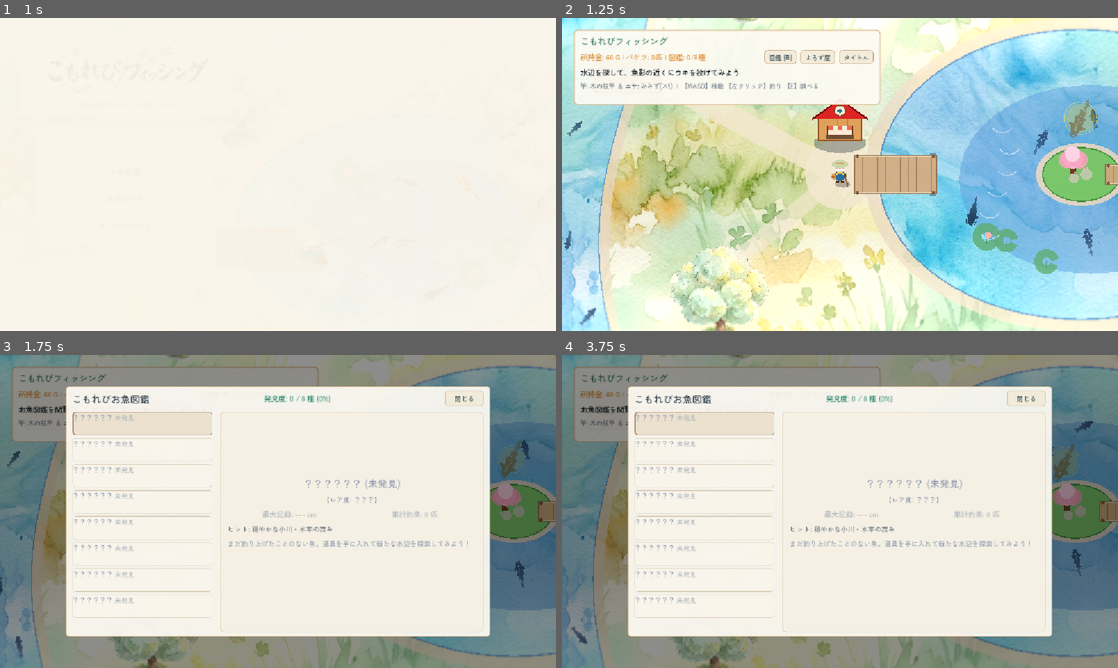
Above: before the commit, frames 1-4 (two rows, left to right).
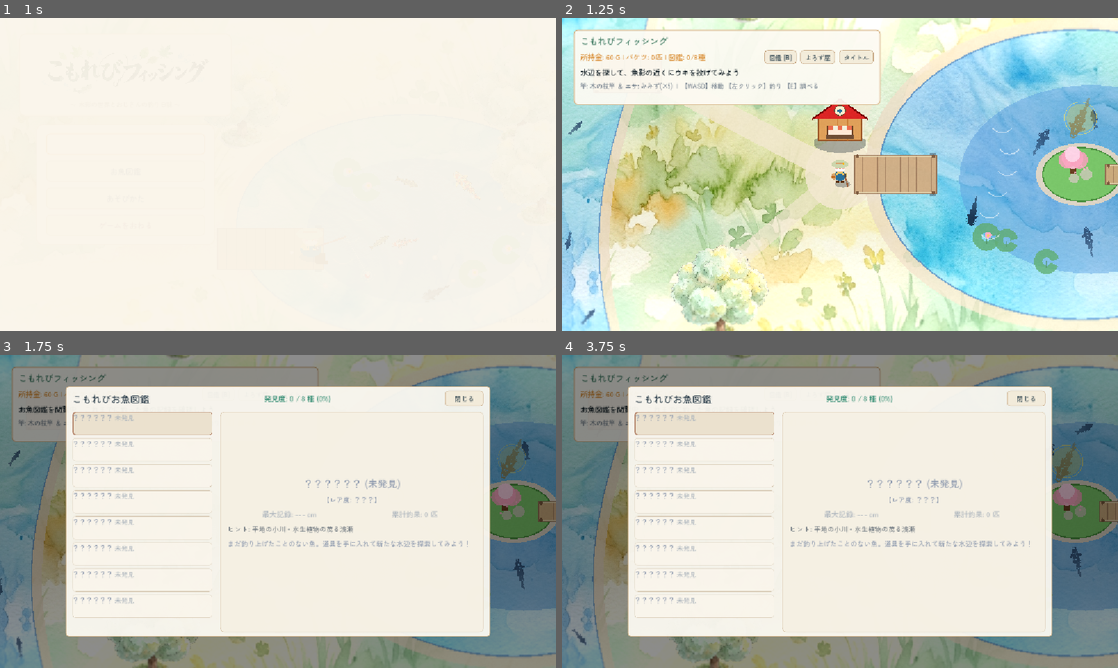
Above: after the commit, the same moments.

Repository: nory74-ui/cozy-fishing-game
Game: Godot game, scene res://scenes/title.tscn
Same seed, same stepped clock (60 frames per second), same inputs: the game is played once before the commit and once after it.
Inputs (mouse positions are in pixels of both pictures, inside the frame that each line leads up to):
- Up to frame 1 (1 s): click "釣りをはじめる" at 0.5 s
- Up to frame 2 (1.25 s): no input
- Up to frame 3 (1.75 s): tap Enter (ui_accept) at 1.25, 1.52 s; move the mouse to (400, 495) at 1.27 s; hold Right (ui_right) from 1.28 s (still down); tap B at 1.35 s; click (400, 495) at 1.42 s
- Up to frame 4 (3.75 s): release Right (ui_right) at 2 s; click "図鑑 [B]" at 2 s; click "よろず屋" at 2.75 s; click "タイトル" at 3.5 s

Frame 1 is identical in both runs. In frame 2, 0.2% of the frame differs, in the area x 0-97%, y 25-99%; in frame 3, 0.3%; in frame 4, 0.5%, in the area x 1-96%, y 21-93%.

Commit message:
feat: 歩行音の音量低減・ソフト化および実在魚8種の生態・サイズ・専用グラフィックのリアリティ向上

Diff:
--- a/scripts/autoload/GameData.gd
+++ b/scripts/autoload/GameData.gd
@@ -125,17 +125,17 @@
 	}
 }
 
-# 魚データベース
+# 魚データベース（実在の魚類学的サイズ・生態・生息環境に基づく設定）
 const FISH_DATABASE: Dictionary = {
 	"medaka": {
 		"id": "medaka",
 		"name": "メダカ",
 		"rarity": "Common",
 		"base_price": 10,
-		"min_size": 2.5,
+		"min_size": 2.8,
 		"max_size": 4.5,
-		"habitat": "穏やかな小川・水草の茂み",
-		"desc": "小さくてすばしっこい小川のアイドル。群れで泳ぐ姿が可愛い。"
+		"habitat": "平地の小川・水生植物の茂る浅瀬",
+		"desc": "水面近くを群れで泳ぐ日本固有の小魚。上向きの小さな口で水面のプランクトンを捕食する。成魚でも4cm前後の愛らしい姿。"
 	},
 	"yamame": {
 		"id": "yamame",
@@ -143,39 +143,39 @@
 		"rarity": "Rare",
 		"base_price": 55,
 		"min_size": 18.0,
-		"max_size": 28.0,
-		"habitat": "川の中流・桟橋付近の早瀬",
-		"desc": "「渓流の女王」と呼ばれる美しい斑紋の川魚。警戒心が強い。"
+		"max_size": 34.0,
+		"habitat": "清流の中・上流域、早瀬や落ち込み",
+		"desc": "「渓流の女王」と称されるサケ科の美魚。体側に並ぶ小判型のパーマークが特徴。警戒心が極めて強く、30cm（尺）超えは釣り人の憧れ。"
 	},
 	"funa": {
 		"id": "funa",
 		"name": "ギンブナ",
 		"rarity": "Common",
 		"base_price": 25,
-		"min_size": 15.0,
-		"max_size": 26.0,
-		"habitat": "中央広場の池・のんびりした岸辺",
-		"desc": "のんびり池底の藻を食べる丸っこい魚。日本の釣りの原点。"
+		"min_size": 16.0,
+		"max_size": 35.0,
+		"habitat": "中央広場の池・水草の生える緩やかな岸辺",
+		"desc": "体高が高く銀色に輝く日本の代表的な淡水魚。池底の泥をついばみ藻類やミミズを食べる。「釣りはフナに始まりフナに終わる」の言葉で有名。"
 	},
 	"koi": {
 		"id": "koi",
 		"name": "ニシキゴイ",
 		"rarity": "Epic",
 		"base_price": 120,
-		"min_size": 38.0,
-		"max_size": 60.0,
-		"habitat": "中央広場の池・池の深み",
-		"desc": "白地に鮮やかな朱赤と墨が映える池の貴族。優雅に泳ぐ。"
+		"min_size": 45.0,
+		"max_size": 82.0,
+		"habitat": "中央広場の池・水深のある静かな深み",
+		"desc": "「泳ぐ宝石」と称えられる観賞鯉。口元に2対のヒゲを持ち、白地に鮮やかな朱赤と墨の斑紋が優雅。肉厚で力強い引きを見せる。"
 	},
 	"catfish": {
 		"id": "catfish",
 		"name": "ナマズ",
 		"rarity": "Epic",
 		"base_price": 140,
-		"min_size": 45.0,
-		"max_size": 68.0,
-		"habitat": "中央広場の池・水底の暗がり",
-		"desc": "長いヒゲとつぶらな瞳がチャーミング。池底に潜む大物。"
+		"min_size": 42.0,
+		"max_size": 75.0,
+		"habitat": "中央広場の池・水底の暗がりや泥底",
+		"desc": "上下に平たい大きな頭と4本のヒゲを持つ夜行性の捕食者。ウロコがなく滑らかな体で、水底の暗がりに潜み獲物を一気に吸い込む。"
 	},
 	"iwana": {
 		"id": "iwana",
@@ -183,29 +183,29 @@
 		"rarity": "Rare",
 		"base_price": 85,
 		"min_size": 20.0,
-		"max_size": 32.0,
-		"habitat": "西の原生林（長靴で渡った先）",
-		"desc": "原生林の源流に棲む「幻の深山魚」。白い斑点と力強い引きが魅力。"
+		"max_size": 42.0,
+		"habitat": "西の原生林（長靴で渡った最源流部）",
+		"desc": "原生林の冷たい岩陰に潜む「渓流の王者」。背中の白斑とヒレの前縁を走る純白のラインが特徴。昆虫から小魚まで貪欲に丸呑みする。"
 	},
 	"rainbow_trout": {
 		"id": "rainbow_trout",
 		"name": "ニジマス",
 		"rarity": "Epic",
 		"base_price": 175,
-		"min_size": 30.0,
-		"max_size": 52.0,
-		"habitat": "秘密の滝壺（オノで開通した先）",
-		"desc": "秘密の滝壺に輝く美しい魚。体側の虹色の帯が鮮やかにきらめく。"
+		"min_size": 28.0,
+		"max_size": 62.0,
+		"habitat": "秘密の滝壺（オノで開通した深淵）",
+		"desc": "冷たく深い滝壺に生息する大型トラウト。体側に輝く鮮烈な紅紫色の帯と全身の黒点が特徴。掛かると水面を割って豪快に跳ねる。"
 	},
 	"golden_koi": {
 		"id": "golden_koi",
 		"name": "黄金の主",
 		"rarity": "Legendary",
 		"base_price": 600,
-		"min_size": 75.0,
-		"max_size": 110.0,
-		"habitat": "神秘の孤島沖（ボートで渡った先）",
-		"desc": "湖の中央の孤島に眠る伝説の主。全身が神々しい黄金の光を放つ。"
+		"min_size": 85.0,
+		"max_size": 118.0,
+		"habitat": "神秘の孤島沖（ボートで渡った深淵）",
+		"desc": "神秘の孤島の深みに何十年も生き続ける伝説の巨鯉。全身の鱗が純金のように神々しく輝き、メーターを超える圧倒的な巨躯を誇る。"
 	}
 }
 
--- a/scripts/entities/FishShadow.gd
+++ b/scripts/entities/FishShadow.gd
@@ -52,81 +52,79 @@
 
 func _init_species_profile() -> void:
 	match fish_species:
+		"medaka":
+			fish_name = "メダカ"
+			swim_speed = 36.0 # 小刻みにすばしっこく泳ぐ
 		"yamame":
 			fish_name = "ヤマメ"
-			swim_speed = 36.0
+			swim_speed = 40.0 # 清流を鋭く俊敏に泳ぐ
+		"iwana":
+			fish_name = "イワナ"
+			swim_speed = 32.0 # 岩陰に潜みながら警戒して泳ぐ
 		"funa":
 			fish_name = "ギンブナ"
-			swim_speed = 26.0
+			swim_speed = 24.0 # のんびり池底を巡回
+		"rainbow_trout":
+			fish_name = "ニジマス"
+			swim_speed = 42.0 # 滝壺を力強く活発に回遊
 		"koi":
 			fish_name = "ニシキゴイ"
-			swim_speed = 20.0
+			swim_speed = 20.0 # 悠然と優雅に泳ぐ
 		"catfish":
 			fish_name = "ナマズ"
-			swim_speed = 22.0
-		"medaka":
-			fish_name = "メダカ"
-			swim_speed = 42.0
-		"iwana":
-			fish_name = "イワナ"
-			swim_speed = 34.0
-		"rainbow_trout":
-			fish_name = "ニジマス"
-			swim_speed = 38.0
+			swim_speed = 18.0 # 水底を重々しく這うように泳ぐ
 		"golden_koi":
 			fish_name = "黄金の主"
-			swim_speed = 18.0
+			swim_speed = 16.0 # 威風堂々たる威厳ある泳ぎ
+		_:
+			fish_name = "魚"
+			swim_speed = 28.0
 
 func get_shadow_size_desc() -> String:
 	match fish_species:
 		"medaka":
 			return "ちいさな魚影"
 		"funa":
-			return "中くらいの魚影"
+			return "丸っこい魚影"
 		"yamame":
-			return "素早い魚影"
+			return "すばやい魚影"
 		"iwana":
 			return "渓流の魚影"
 		"rainbow_trout":
-			return "大きな素早い魚影"
+			return "大きな力強い魚影"
 		"koi":
-			return "大きな魚影"
+			return "優雅な大きな魚影"
 		"catfish":
 			return "底に潜む大きな魚影"
 		"golden_koi":
-			return "金色にきらめく巨大な魚影"
+			return "金色にきらめく巨大な主の魚影"
 		_:
 			return "水中の魚影"
 
 func _setup_sprite() -> void:
-	var tex_name = fish_species
-	if tex_name == "medaka" or tex_name == "iwana" or tex_name == "rainbow_trout":
-		tex_name = "yamame"
-	elif tex_name == "golden_koi":
-		tex_name = "koi"
-
-	var tex = GameData.load_texture("res://assets/hd2d_fish_" + tex_name + ".png")
+	# 全8魚種すべて専用の実在スプライトテクスチャを読み込み
+	var tex = GameData.load_texture("res://assets/hd2d_fish_" + fish_species + ".png")
 	if not tex:
-		tex = GameData.load_texture("res://assets/fish_" + tex_name + ".png")
+		tex = GameData.load_texture("res://assets/fish_" + fish_species + ".png")
 
 	if tex:
-		# 自然で適切な魚影サイズにスケーリング
+		# 実在のサイズ比率（メダカ3cm 〜 黄金の主100cm）を精密に反映したスケーリング
 		var scale_val = Vector2(0.07, 0.07)
 		match fish_species:
-			"medaka":        scale_val = Vector2(0.038, 0.038)
-			"yamame":        scale_val = Vector2(0.065, 0.065)
-			"funa":          scale_val = Vector2(0.070, 0.070)
-			"koi":           scale_val = Vector2(0.092, 0.092)
-			"catfish":       scale_val = Vector2(0.096, 0.096)
-			"iwana":         scale_val = Vector2(0.075, 0.075)
-			"rainbow_trout": scale_val = Vector2(0.082, 0.082)
-			"golden_koi":    scale_val = Vector2(0.138, 0.138) # 圧倒的巨大魚影！
+			"medaka":        scale_val = Vector2(0.032, 0.030) # 極小・スリム
+			"yamame":        scale_val = Vector2(0.062, 0.058) # 流線型スリム
+			"iwana":         scale_val = Vector2(0.068, 0.056) # 円筒形・岩陰魚影
+			"funa":          scale_val = Vector2(0.066, 0.066) # 体高のある丸型
+			"rainbow_trout": scale_val = Vector2(0.084, 0.076) # 太くがっしりしたトラウト
+			"catfish":       scale_val = Vector2(0.098, 0.090) # 頭部が平たく大きい底生魚
+			"koi":           scale_val = Vector2(0.105, 0.095) # 肉厚で大柄な錦鯉
+			"golden_koi":    scale_val = Vector2(0.145, 0.135) # 画面を圧倒する巨大な主！
 
 		sprite = Sprite2D.new()
 		sprite.texture = tex
 		sprite.scale = scale_val
 
-		# ★水中の魚影（シルエット）シェーダーを適用
+		# 水中の魚影（シルエット）シェーダーを適用
 		var shadow_shader = load("res://assets/shaders/fish_shadow.gdshader")
 		if shadow_shader:
 			var mat = ShaderMaterial.new()
@@ -137,12 +135,12 @@
 
 			match fish_species:
 				"medaka":
-					shadow_col = Color(0.18, 0.28, 0.40, 0.60) # 浅瀬の小さな淡い影
+					shadow_col = Color(0.20, 0.30, 0.42, 0.55) # 浅瀬の小さな淡い半透明の影
 				"catfish":
-					shadow_col = Color(0.08, 0.15, 0.25, 0.80) # 底に潜む濃い影
+					shadow_col = Color(0.06, 0.12, 0.22, 0.85) # 底に潜む濃く重い影
 				"golden_koi":
-					shadow_col = Color(0.16, 0.22, 0.28, 0.82)
-					glow_col = Color(1.15, 0.95, 0.45, 0.35)   # 神秘的な淡い金色の微光
+					shadow_col = Color(0.18, 0.24, 0.30, 0.82)
+					glow_col = Color(1.20, 1.00, 0.45, 0.38)   # 神秘的な黄金のオーラ微光
 				_:
 					shadow_col = Color(0.12, 0.22, 0.36, 0.72)
 
@@ -151,7 +149,6 @@
 			mat.set_shader_parameter("depth_fade", 0.30)
 			sprite.material = mat
 		else:
-			# フォールバック
 			sprite.modulate = Color(0.12, 0.22, 0.35, 0.70)
 
 		add_child(sprite)
--- a/scripts/entities/Player.gd
+++ b/scripts/entities/Player.gd
@@ -51,8 +51,8 @@
 
 		step_sfx_timer -= delta
 		if step_sfx_timer <= 0.0:
-			step_sfx_timer = 0.38
-			SoundManager.play_sfx("step", 0.12, -9.0)
+			step_sfx_timer = 0.40 # ぽてぽて歩行に合わせた心地よい間隔
+			SoundManager.play_sfx("step", 0.08, -14.0) # 耳に優しい控えめな足音
 
 		# ドラクエ風4方向判定
 		if abs(input_vec.x) > abs(input_vec.y):
--- a/scripts/ui/CatchResultPopup.gd
+++ b/scripts/ui/CatchResultPopup.gd
@@ -26,30 +26,14 @@
 
 	title_label.text = fish_data.get("name", "魚") + " を釣り上げた！"
 
-	# スプライト画像の読み込み
+	# スプライト画像の読み込み（全8魚種すべて専用の本格イラストを表示）
 	var species = fish_data.get("species", "funa")
-	var tex_name = species
-	if tex_name == "medaka" or tex_name == "iwana" or tex_name == "rainbow_trout":
-		tex_name = "yamame"
-	elif tex_name == "golden_koi":
-		tex_name = "koi"
-
-	var tex = GameData.load_texture("res://assets/hd2d_fish_" + tex_name + ".png")
+	var tex = GameData.load_texture("res://assets/hd2d_fish_" + species + ".png")
 	if not tex:
-		tex = GameData.load_texture("res://assets/fish_" + tex_name + ".png")
+		tex = GameData.load_texture("res://assets/fish_" + species + ".png")
 	if fish_tex_rect:
 		fish_tex_rect.texture = tex
-		match species:
-			"medaka":
-				fish_tex_rect.modulate = Color(1.0, 0.82, 0.5, 1.0)
-			"iwana":
-				fish_tex_rect.modulate = Color(0.72, 0.88, 0.65, 1.0)
-			"rainbow_trout":
-				fish_tex_rect.modulate = Color(1.15, 0.85, 0.95, 1.0)
-			"golden_koi":
-				fish_tex_rect.modulate = Color(1.4, 1.25, 0.55, 1.0)
-			_:
-				fish_tex_rect.modulate = Color(1.0, 1.0, 1.0, 1.0)
+		fish_tex_rect.modulate = Color.WHITE
 
 	size_label.text = "サイズ: " + str(fish_data.get("size", 15.0)) + " cm"
 
--- a/scripts/ui/FishBookModal.gd
+++ b/scripts/ui/FishBookModal.gd
@@ -202,24 +202,13 @@
 		detail_desc.text = base_data.get("desc", "穏やかな水辺に棲む魚。")
 		detail_desc.add_theme_color_override("font_color", Color("#4a4e69"))
 
-		# イラスト読み込み
-		var tex_name = selected_species
-		if tex_name == "medaka" or tex_name == "iwana" or tex_name == "rainbow_trout":
-			tex_name = "yamame"
-		elif tex_name == "golden_koi":
-			tex_name = "koi"
-
-		var tex = GameData.load_texture("res://assets/hd2d_fish_" + tex_name + ".png")
+		# イラスト読み込み（全8魚種すべて専用の本格イラストを表示）
+		var tex = GameData.load_texture("res://assets/hd2d_fish_" + selected_species + ".png")
 		if not tex:
-			tex = GameData.load_texture("res://assets/fish_" + tex_name + ".png")
+			tex = GameData.load_texture("res://assets/fish_" + selected_species + ".png")
 		if detail_icon:
 			detail_icon.texture = tex
-			match selected_species:
-				"medaka": detail_icon.modulate = Color(1.0, 0.82, 0.5, 1.0)
-				"iwana": detail_icon.modulate = Color(0.72, 0.88, 0.65, 1.0)
-				"rainbow_trout": detail_icon.modulate = Color(1.15, 0.85, 0.95, 1.0)
-				"golden_koi": detail_icon.modulate = Color(1.4, 1.25, 0.55, 1.0)
-				_: detail_icon.modulate = Color(1.0, 1.0, 1.0, 1.0)
+			detail_icon.modulate = Color.WHITE
 	else:
 		detail_name.text = "？？？？？？ (未発見)"
 		detail_name.add_theme_color_override("font_color", Color("#8d99ae"))
Binary file added: assets/hd2d_fish_golden_koi.png
Not shown, added: assets/hd2d_fish_golden_koi.png.import
Binary file added: assets/hd2d_fish_iwana.png
Not shown, added: assets/hd2d_fish_iwana.png.import
Binary file added: assets/hd2d_fish_medaka.png
Not shown, added: assets/hd2d_fish_medaka.png.import
Binary file added: assets/hd2d_fish_rainbow_trout.png
Not shown, added: assets/hd2d_fish_rainbow_trout.png.import
Not shown, changed: assets/audio/sfx_step.wav
Not shown, changed: docs/index.html
Not shown, changed: docs/index.pck
